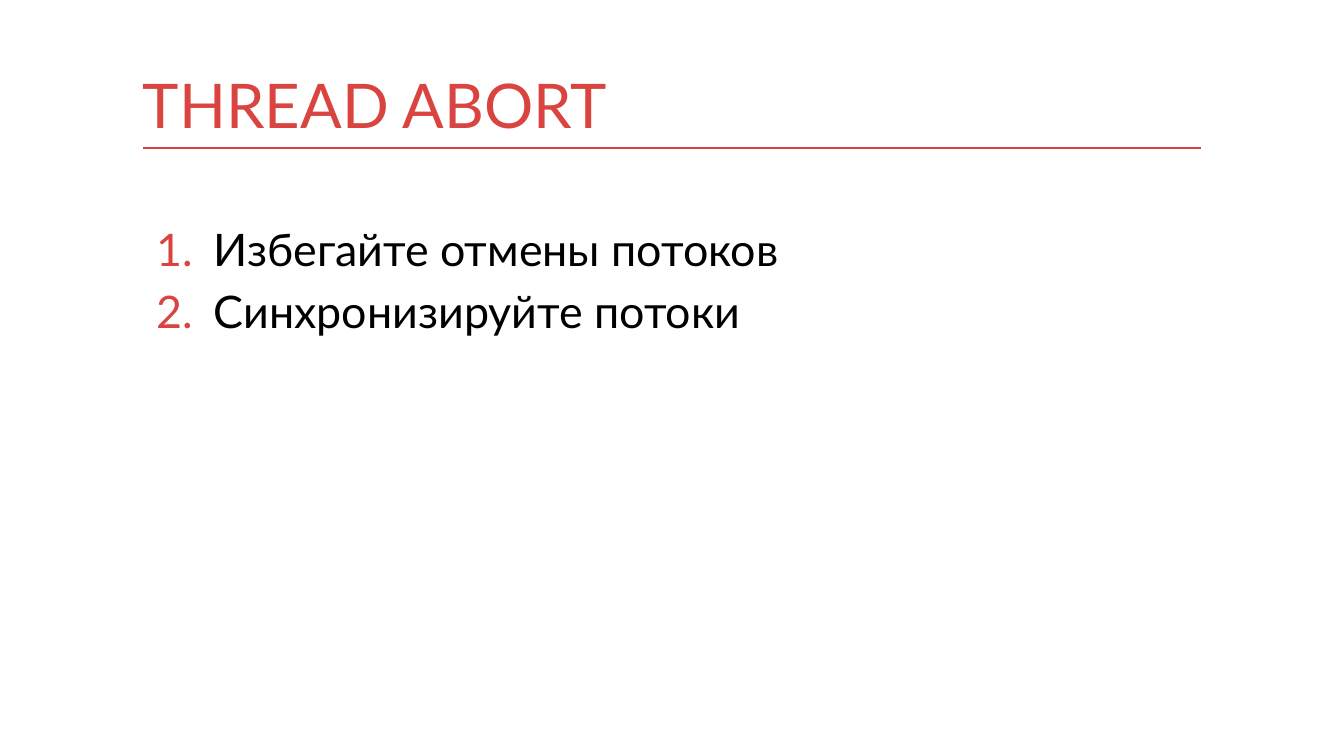
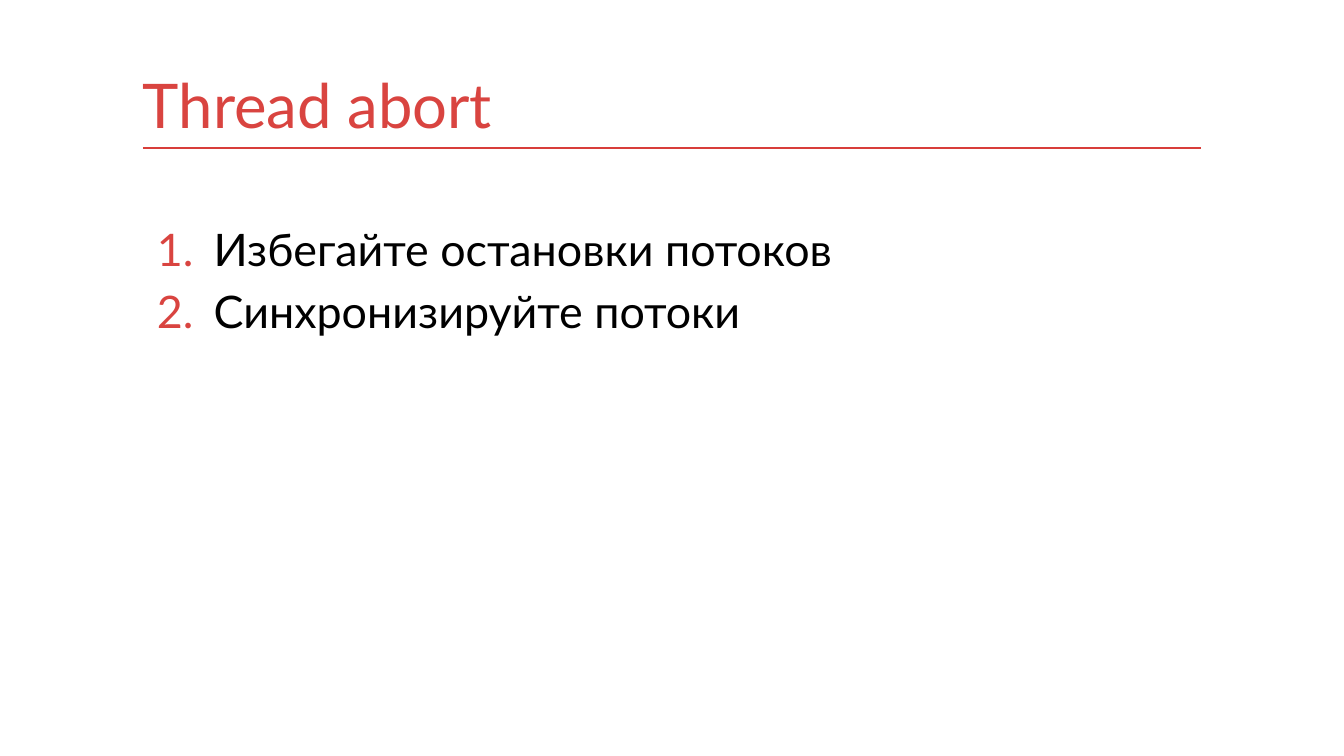
Before and after one commit to kontur-courses/exceptions, a slide deck: slide 36 of exceptions.pptx (slide 34 before the commit). Drawn at 1344x756 pixels with LibreOffice and Linux fonts; fonts in the diff are those of the drawing. Boxes give left, top, right and bottom in pixels: in the first picture for what was removed or moved away, otherwise in the second. Text is boxed around its words. In the diff, an @@ line names an element or a change of style, - is before the commit and + after.

```diff
--- a/exceptions.pptx
+++ b/exceptions.pptx
@@ title at (143, 82, 492, 129): text changed @@
-THREAD ABORT
+Thread abort
@@ text at (214, 233, 832, 267): text changed @@
-1. Избегайте отмены потоков
+1. Избегайте остановки потоков
```
Also in this commit, not shown: 37 other slides changed, 2 slides added, 3 slides removed.
